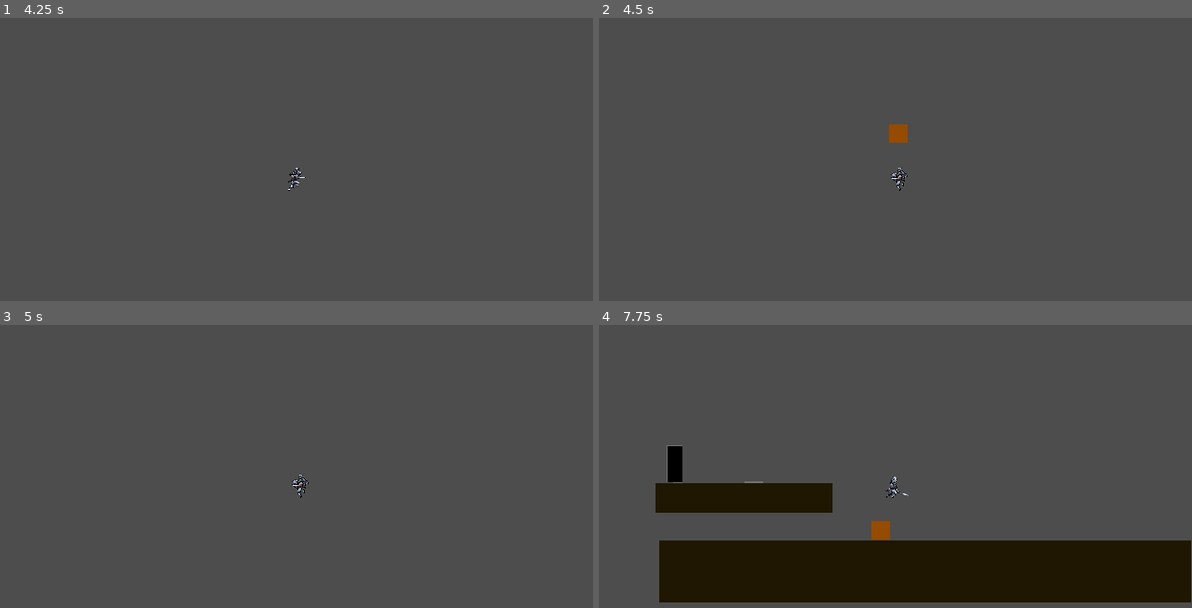
Above: before the commit, frames 1-4 (two rows, left to right).
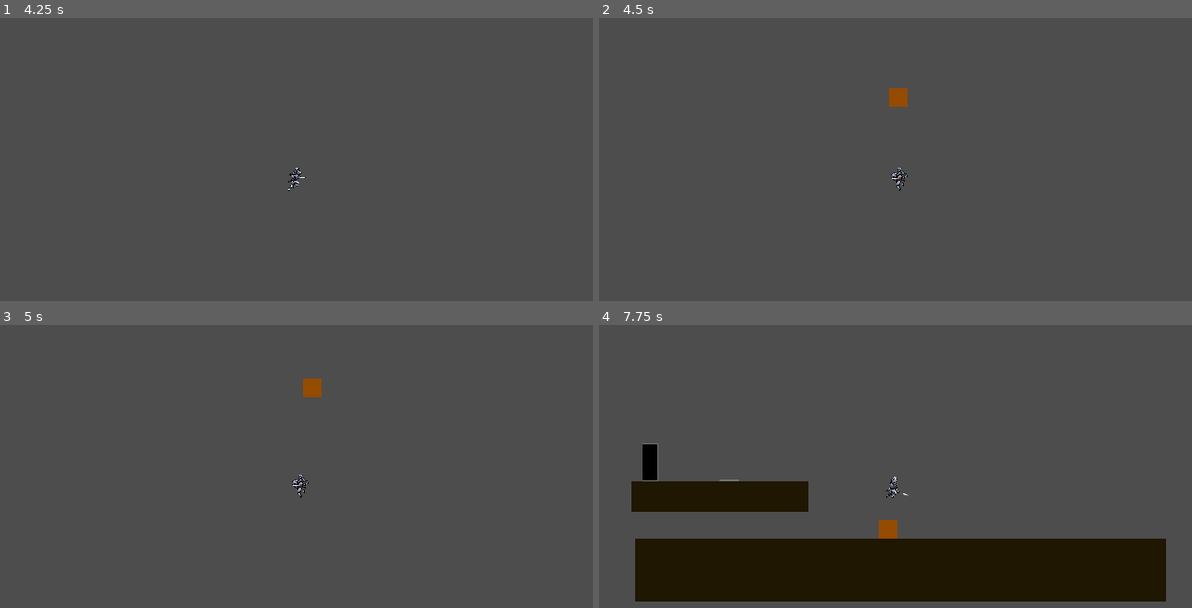
Above: after the commit, the same moments.

Repository: Darr3n2GG/Puzzle-Knight
Game: Godot game, scene res://Resources/scenes/test.tscn
Same seed, same stepped clock (60 frames per second), same inputs: the game is played once before the commit and once after it. The project has no main scene, so this scene is started directly.
Inputs:
- Up to frame 1 (4.25 s): hold D (right) 0.53-2.03 s; tap Shift (interact golem) at 0.6, 1.55, 2.1, 2.85 s; tap Space (jump) at 0.77, 0.8, 1.07, 1.35, 1.52, 1.82, 2.3, 3.02, 3.32, 3.6, 3.77, 4.07 s; hold A (left) 2.03-2.78 s; hold D (right) from 2.78 s (still down)
- Up to frame 2 (4.5 s): release D (right) at 4.28 s; hold A (left) from 4.28 s (still down); tap Shift (interact golem) at 4.35 s
- Up to frame 3 (5 s): keep holding A (left); tap Space (jump) at 4.52, 4.82 s
- Up to frame 4 (7.75 s): release A (left) at 5.03 s; hold D (right) 5.03-5.78 s; tap Shift (interact golem) at 5.1, 6.05, 6.6, 7.35 s; tap Space (jump) at 5.3, 5.85, 6.02, 6.32, 6.77, 6.8, 7.07, 7.52 s; hold A (left) 5.78-7.28 s; hold D (right) from 7.28 s (still down)

Frame 1 is identical in both runs. In frame 2, 0.4% of the frame differs, in the area x 48-53%, y 24-45%; in frame 3, 0.2%; in frame 4, 4.7%, in the area x 5-100%, y 41-99%.

Commit message:
build 0.22.1
-reorganized code of golem and player

Diff:
--- a/Characters/Player/playerMove.gd
+++ b/Characters/Player/playerMove.gd
@@ -14,7 +14,7 @@
 	if Input.is_action_pressed("reset"):
 		global_position = Vector2(0, -10)
 
-	if Input.is_action_just_pressed("jump") and is_on_floor() and golem.throwed == false:
+	if Input.is_action_just_pressed("jump") and is_on_floor() and golem.state != golem.THROW:
 		velocity.y = jump_vel
 
 	if Input.is_action_pressed("right"):
--- a/Characters/golem/golemMove.gd
+++ b/Characters/golem/golemMove.gd
@@ -2,61 +2,73 @@
 
 @onready var player = get_node("../Player")  #get player node
 @onready var timer = $Timer #get timer node
-enum GolemStates {FOLLOW_STATE,SOLID_STATE,CARRY_STATE}
-@export var state = GolemStates.FOLLOW_STATE
+enum {
+	FOLLOW,
+	SOLID,
+	CARRY,
+	THROW
+	}
+@export var state = FOLLOW
 const JUMP_VEL : float = -300.0
 const SPEED : float = 200.0
-var carried : bool #check if golem is JUST carried
-var throwed : bool #check if golem is throwed
-var dir : int
+var throw_dir : int
 var gravity = ProjectSettings.get_setting("physics/2d/default_gravity")
+var dist : float
 
 func _physics_process(delta):
-	if not is_on_floor() and state != GolemStates.CARRY_STATE:
-		velocity.y += gravity * delta
+	var playerpos = player.global_position
 	var selfpos = global_position
-	var playerpos = player.global_position
 	var distx = abs(selfpos.x - playerpos.x)
 	var disty = abs(selfpos.y - playerpos.y)
 	var dyn_dir = (playerpos.x-selfpos.x)/abs(playerpos.x-selfpos.x)
-	if dir == 0:
-		dir = -1 if player.get_child(0).is_flipped_h() else 1
+
+	if not is_on_floor() and state != CARRY:
+		velocity.y += gravity * delta
+
 	if disty > 500:
 		global_position = player.global_position
-	elif distx > 50 and state == GolemStates.FOLLOW_STATE:
-		global_position.x += SPEED * dyn_dir * delta
-	elif state == GolemStates.CARRY_STATE:
-		global_position = Vector2(playerpos.x,playerpos.y - 30)
-	if not is_on_floor() and throwed == true:
-		global_position.x += SPEED * 1.25 * dir * delta
-	else:
-		throwed = false
-		dir = 0
+
+	match state:
+		FOLLOW:
+			if distx > 50:
+				global_position.x += SPEED * dyn_dir * delta
+		CARRY:
+			global_position = Vector2(playerpos.x,playerpos.y - 30)
+
+		THROW:
+			if throw_dir == 0:
+				throw_dir = -1 if player.get_child(0).is_flipped_h() else 1
+			global_position.x += SPEED * 1.25 * throw_dir * delta
+			if is_on_floor():
+				throw_dir = 0
+				change_state(SOLID)
+		SOLID:
+			pass
 	move_and_slide()
 
 func _input(_event):
-	var dist = position.distance_to(player.position)
+	dist = position.distance_to(player.position)
 	if dist < 200:
-		if Input.is_action_just_pressed("interact golem") and state != GolemStates.CARRY_STATE:
+		if Input.is_action_just_pressed("interact golem") and state != CARRY:
 			timer.start()
 		elif Input.is_action_just_released("interact golem"):
-			if carried == false:
-				change_state(GolemStates.SOLID_STATE if state == GolemStates.FOLLOW_STATE else GolemStates.FOLLOW_STATE)
-			elif carried == true and timer.time_left == 0:
-				change_state(GolemStates.FOLLOW_STATE)
+			if state != CARRY and state != THROW:
+				change_state(SOLID if state == FOLLOW else FOLLOW)
+			elif state == CARRY and timer.time_left == 0:
+				change_state(FOLLOW)
 			timer.stop()
-		elif Input.is_action_just_pressed("jump") and state == GolemStates.CARRY_STATE:
-			change_state(GolemStates.SOLID_STATE)
-			velocity.y = JUMP_VEL
-			throwed = true
+		elif Input.is_action_just_pressed("jump") and state == CARRY:
+			change_state(THROW)
 
 func change_state(stated):
 	state = stated
-	set_collision_layer_value(2 if stated != GolemStates.FOLLOW_STATE else 1,0)
-	set_collision_layer_value(1 if stated != GolemStates.FOLLOW_STATE else 2,1)
-	set_collision_mask_value(2 if stated != GolemStates.FOLLOW_STATE else 1,0)
-	set_collision_mask_value(1 if stated != GolemStates.FOLLOW_STATE else 2,1)
-	carried = false if stated != GolemStates.CARRY_STATE else true
+	set_collision_layer_value(2 if stated != FOLLOW else 1,0)
+	set_collision_layer_value(1 if stated != FOLLOW else 2,1)
+	set_collision_mask_value(2 if stated != FOLLOW else 1,0)
+	set_collision_mask_value(1 if stated != FOLLOW else 2,1)
+	if stated == THROW:
+		velocity.y = JUMP_VEL
 
 func _on_timer_timeout():
-	change_state(GolemStates.CARRY_STATE)
+	if dist < 50:
+		change_state(CARRY)
